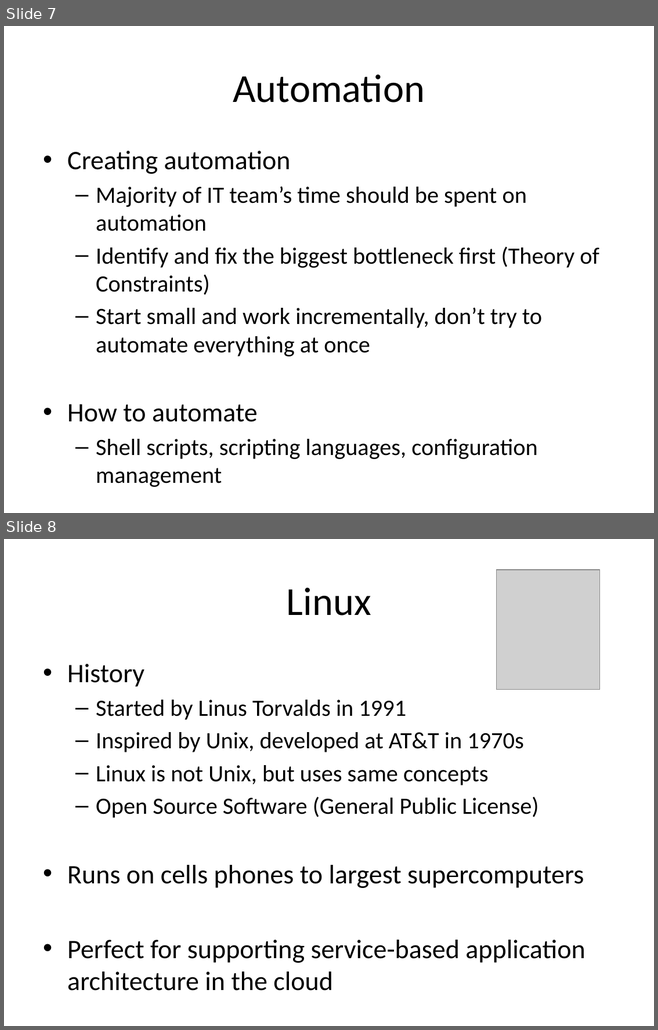
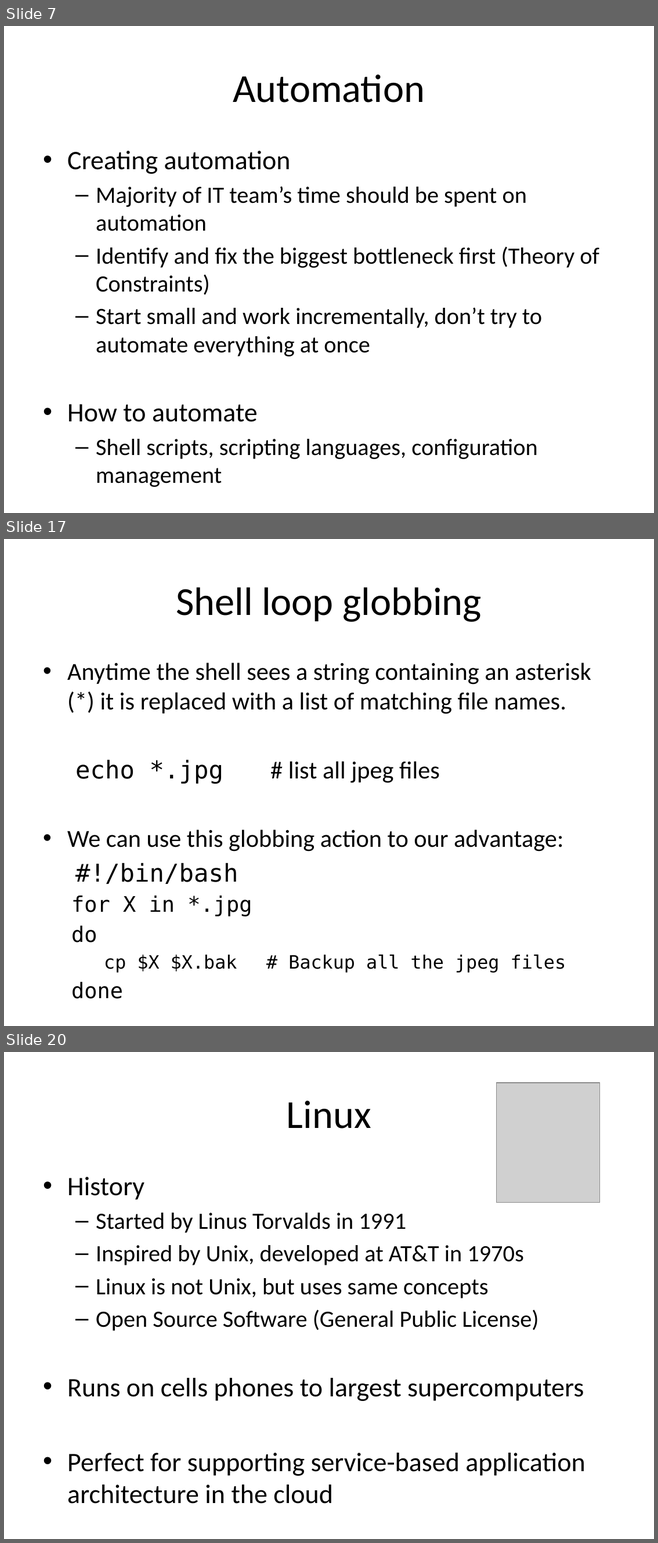
Before and after one commit to jasondbaker/infrastructure-class, a slide deck: lectures/infrastructure-week-2.pptx. Shown one above the other, each under a label of ours: slides 7 and 8 before the commit, slides 7, 17 and 20 after it; the slides between them are not shown. The pictures are 658x1030 and 658x1543 pixels, drawn with LibreOffice and Linux fonts; fonts in the diff are those of the drawing; grey boxes stand for pictures. Boxes give left, top, right and bottom in pixels: in the first picture for what was removed or moved away, otherwise in the second. Text is boxed around its words. In the diff, an @@ line names an element or a change of style, - is before the commit and + after.

Commit message:
add study guide and shell scripting

```diff
--- a/lectures/infrastructure-week-2.pptx
+++ b/lectures/infrastructure-week-2.pptx
@@ slide 17 added at [4, 539, 654, 1026], background #FFFFFF @@
@@ title added at [176, 587, 481, 622], 44 pt, text #000000 @@
+Shell loop globbing
@@ text added at [67, 663, 590, 973], 27.2 pt, text #000000 @@
+• Anytime the shell sees a string containing an asterisk (*) it is replaced with a list of matching file names.
+echo *.jpg # list all jpeg files
+• We can use this globbing action to our advantage:
+#!/bin/bash
+  for X in *.jpg
+  do
+    cp $X $X.bak # Backup all the jpeg files
+  done
@@ what was slide 8 is now slide 20 @@
```
Also in this commit, not shown: 11 other slides added, 4 other files.
